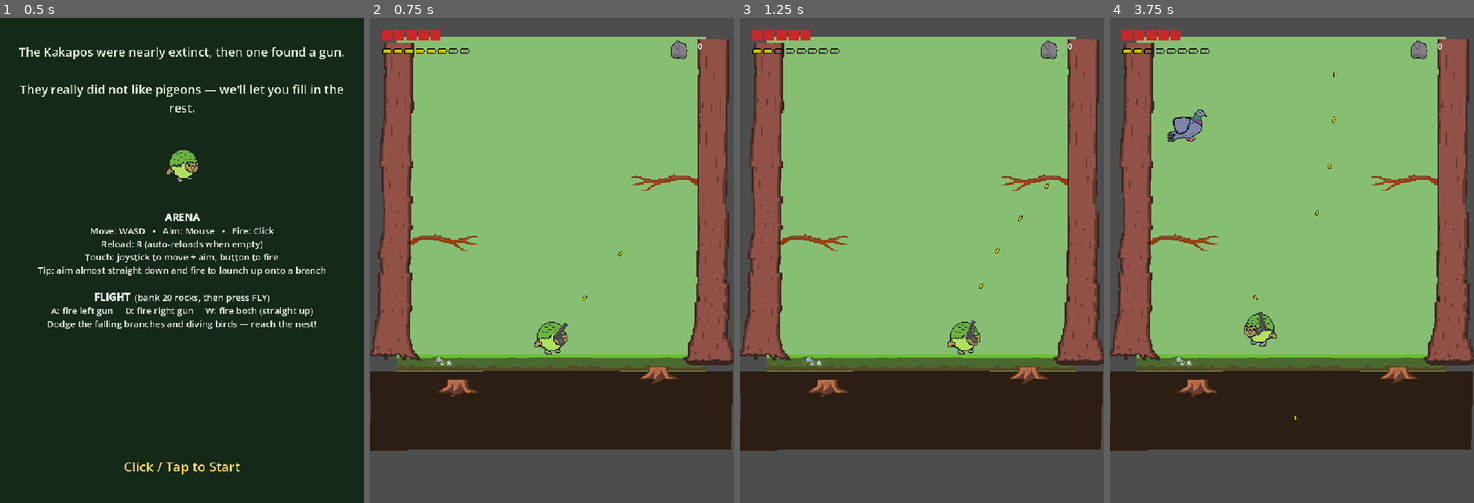
Above: before the commit, frames 1-4 (left to right).
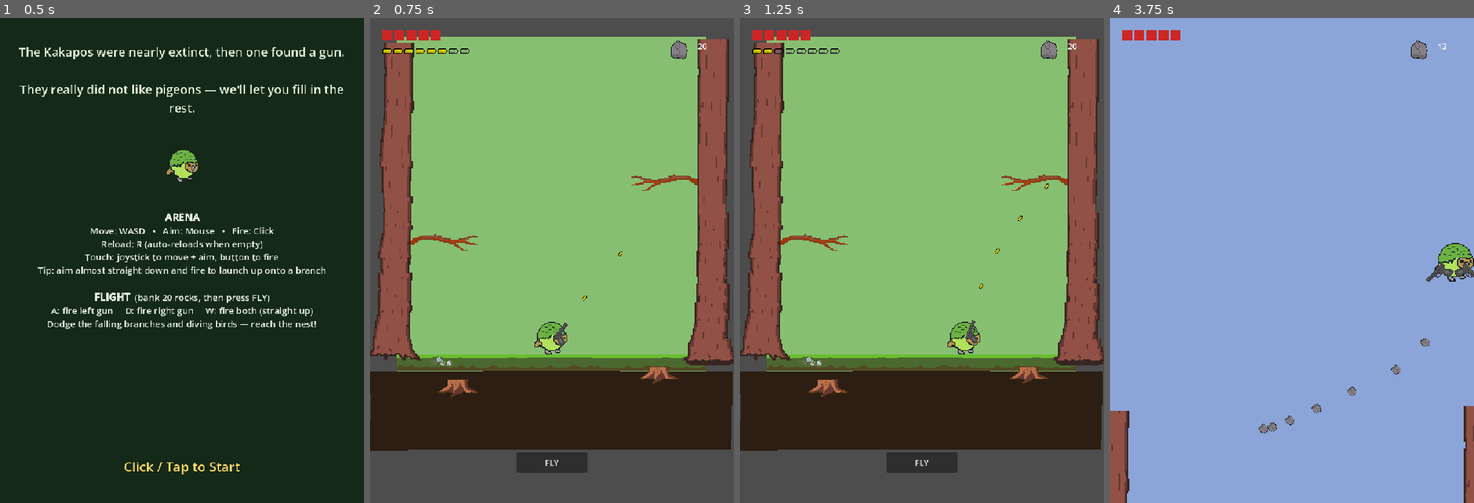
Above: after the commit, the same moments.

Repository: CCp0/Glockapo
Game: Godot game, scene res://scenes/start_screen.tscn
The game is run twice, just before and just after one commit, with the same random seed, the same clock (stepped at 60 frames per second) and the same inputs.
Inputs (mouse positions are in pixels of both pictures, inside the frame that each line leads up to):
- Up to frame 1 (0.5 s): no input
- Up to frame 2 (0.75 s): tap Enter at 0.5 s; move the mouse to (632, 236) at 0.52 s; press the mouse at (632, 236) at 0.53 s; hold D (move_right) from 0.53 s (still down)
- Up to frame 3 (1.25 s): keep holding D (move_right); tap W (move_up) at 0.77 s
- Up to frame 4 (3.75 s): release D (move_right) at 1.25 s; release the mouse at (1372, 236) at 1.25 s; click (1292, 464) at 1.25 s, where only the run after the commit has a clickable "FLY"; tap Space at 2 s; drag from (1219, 284) to (1273, 357) at 2.02 s; move the mouse to (1328, 153) at 2.77 s; press the mouse at (1328, 153) at 2.78 s; hold A (move_left) 2.78-3.5 s; release the mouse at (1328, 153) at 3.5 s; drag from (1273, 357) to (1179, 115) at 3.52 s

Frame 1 is identical in both runs. In frame 2, 0.8% of the frame differs, in the area x 40-93%, y 5-94%; in frame 3, 0.8%; in frame 4, 99%, in the area x 0-100%, y 0-100%.

Commit message:
Background Music

Diff:
--- a/autoloads/game_state.gd
+++ b/autoloads/game_state.gd
@@ -13,7 +13,7 @@
 var current_biome: BiomeConfig = preload("res://resources/biomes/forest.tres")
 var hp: int = MAX_HP
 var wave: int = 1
-var rocks: int = 0
+var rocks: int = 20
 var birds_downed_this_wave: int = 0
 var total_birds_downed_this_run: int = 0
 var nests_destroyed_this_run: int = 0
--- /dev/null
+++ b/autoloads/music.gd
@@ -0,0 +1,89 @@
+extends Node
+
+const FADE_DURATION := 0.8
+const MIN_VOLUME_DB := -50.0
+
+const TitleMusic := preload("res://assets/music/Title Screen Music.wav")
+const GameplayMusic := preload("res://assets/music/Gameplay Music.wav")
+const FlyingMusic := preload("res://assets/music/Flying Music.wav")
+
+var _player_a: AudioStreamPlayer
+var _player_b: AudioStreamPlayer
+var _active_player: AudioStreamPlayer
+var _inactive_player: AudioStreamPlayer
+var _current_stream: AudioStream = null
+
+var _fade_time_remaining: float = 0.0
+var _fading_in: AudioStreamPlayer = null
+var _fading_out: AudioStreamPlayer = null
+
+
+func _ready() -> void:
+	# Music must keep playing (and fading) through the paused flight
+	# sequence, same reasoning as InputBridge.
+	process_mode = Node.PROCESS_MODE_ALWAYS
+
+	_player_a = AudioStreamPlayer.new()
+	_player_b = AudioStreamPlayer.new()
+	add_child(_player_a)
+	add_child(_player_b)
+
+	_player_a.finished.connect(_on_finished.bind(_player_a))
+	_player_b.finished.connect(_on_finished.bind(_player_b))
+	_active_player = _player_a
+	_inactive_player = _player_b
+
+	print("[Music] ready — TitleMusic=%s GameplayMusic=%s FlyingMusic=%s" % [TitleMusic, GameplayMusic, FlyingMusic])
+
+
+func _on_finished(player: AudioStreamPlayer) -> void:
+	player.play()
+
+
+func play_title() -> void:
+	_crossfade_to(TitleMusic)
+
+
+func play_gameplay() -> void:
+	_crossfade_to(GameplayMusic)
+
+
+func play_flying() -> void:
+	_crossfade_to(FlyingMusic)
+
+
+func _crossfade_to(stream: AudioStream) -> void:
+	print("[Music] _crossfade_to(%s) — current is %s" % [stream, _current_stream])
+	if stream == _current_stream:
+		return
+	_current_stream = stream
+
+	_fading_out = _active_player if _active_player.playing else null
+	_fading_in = _inactive_player
+
+	_fading_in.stream = stream
+	_fading_in.volume_db = MIN_VOLUME_DB
+	_fading_in.play()
+	_fade_time_remaining = FADE_DURATION
+
+	print("[Music] playing=%s volume_db=%s stream=%s" % [_fading_in.playing, _fading_in.volume_db, _fading_in.stream])
+
+	var previous_active: AudioStreamPlayer = _active_player
+	_active_player = _inactive_player
+	_inactive_player = previous_active
+
+
+func _process(delta: float) -> void:
+	if _fade_time_remaining <= 0.0:
+		return
+
+	_fade_time_remaining = maxf(_fade_time_remaining - delta, 0.0)
+	var progress: float = 1.0 - _fade_time_remaining / FADE_DURATION
+
+	_fading_in.volume_db = lerpf(MIN_VOLUME_DB, 0.0, progress)
+	if _fading_out:
+		_fading_out.volume_db = lerpf(0.0, MIN_VOLUME_DB, progress)
+
+	if _fade_time_remaining <= 0.0 and _fading_out:
+		_fading_out.stop()
+		_fading_out = null
--- a/project.godot
+++ b/project.godot
@@ -20,6 +20,7 @@
 GameState="*res://autoloads/game_state.gd"
 InputBridge="*res://autoloads/input_bridge.gd"
 Leaderboard="*res://autoloads/leaderboard.gd"
+Music="*res://autoloads/music.gd"
 
 [display]
 
--- a/scripts/arena.gd
+++ b/scripts/arena.gd
@@ -24,6 +24,7 @@
 func _ready() -> void:
 	_apply_biome_colors()
 	fly_button.pressed.connect(_on_fly_pressed)
+	Music.play_gameplay()
 
 
 func _apply_biome_colors() -> void:
@@ -33,6 +34,7 @@
 
 func _on_fly_pressed() -> void:
 	get_tree().paused = true
+	Music.play_flying()
 	ammo_hud.visible = false
 	# Rocks don't actually change until the ascent starts spending them, so
 	# without this the button stays visible/clickable for the whole
@@ -78,6 +80,7 @@
 
 func _return_to_arena(x_position: float) -> void:
 	main_camera.make_current()
+	Music.play_gameplay()
 	InputBridge.player = kakapo
 	kakapo.position = Vector2(x_position, ARENA_DROP_IN_Y)
 	kakapo.velocity = Vector2.ZERO
--- a/scripts/start_screen.gd
+++ b/scripts/start_screen.gd
@@ -7,6 +7,10 @@
 
 var _pulse_time: float = 0.0
 var _starting: bool = false
+
+
+func _ready() -> void:
+	Music.play_title()
 
 
 func _process(delta: float) -> void:
Not shown, added: assets/music/Flying Music.wav.import
Not shown, added: assets/music/Gameplay Music.wav.import
Not shown, added: assets/music/Title Screen Music.wav.import
Not shown, added: autoloads/music.gd.uid
Not shown, added: assets/music/Flying Music.wav
Not shown, added: assets/music/Gameplay Music.wav
Not shown, added: assets/music/Title Screen Music.wav
